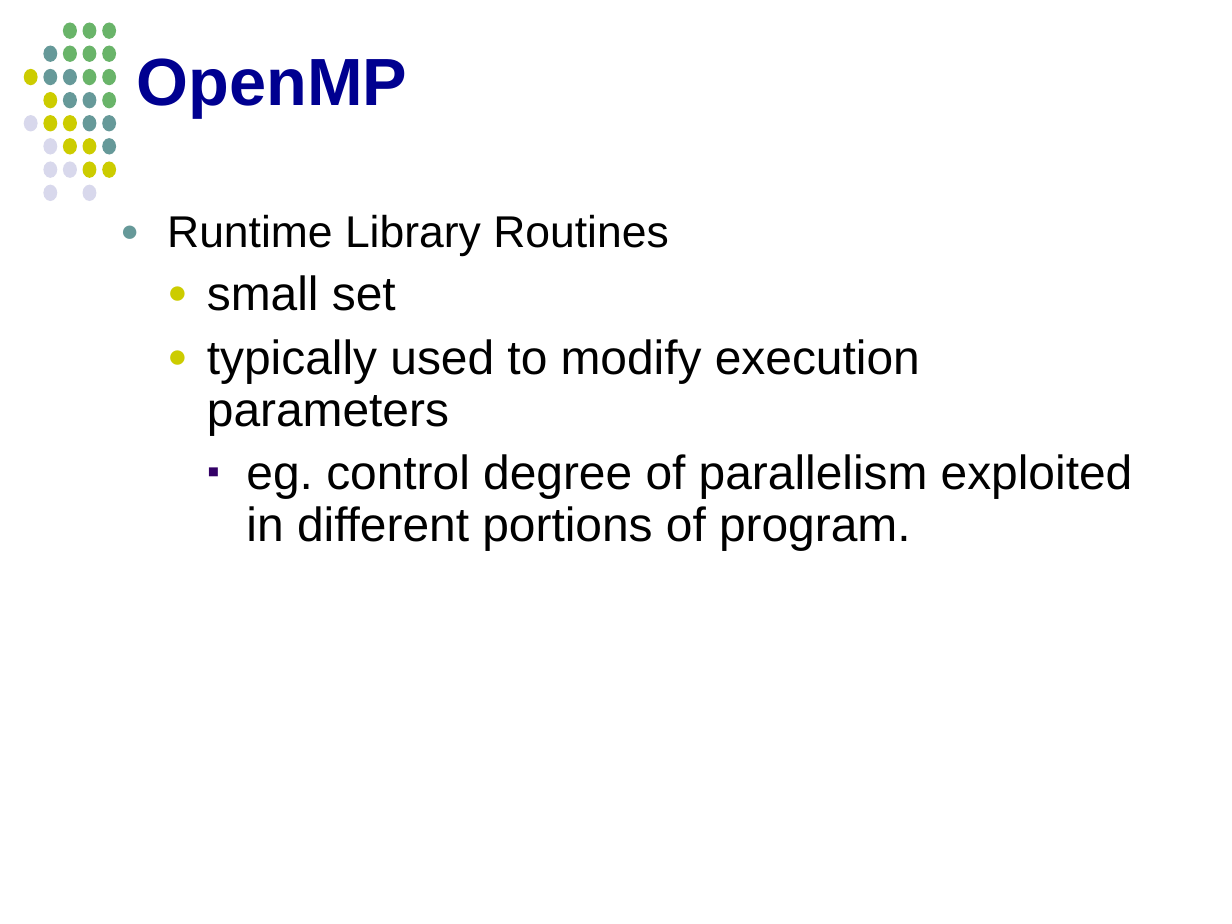
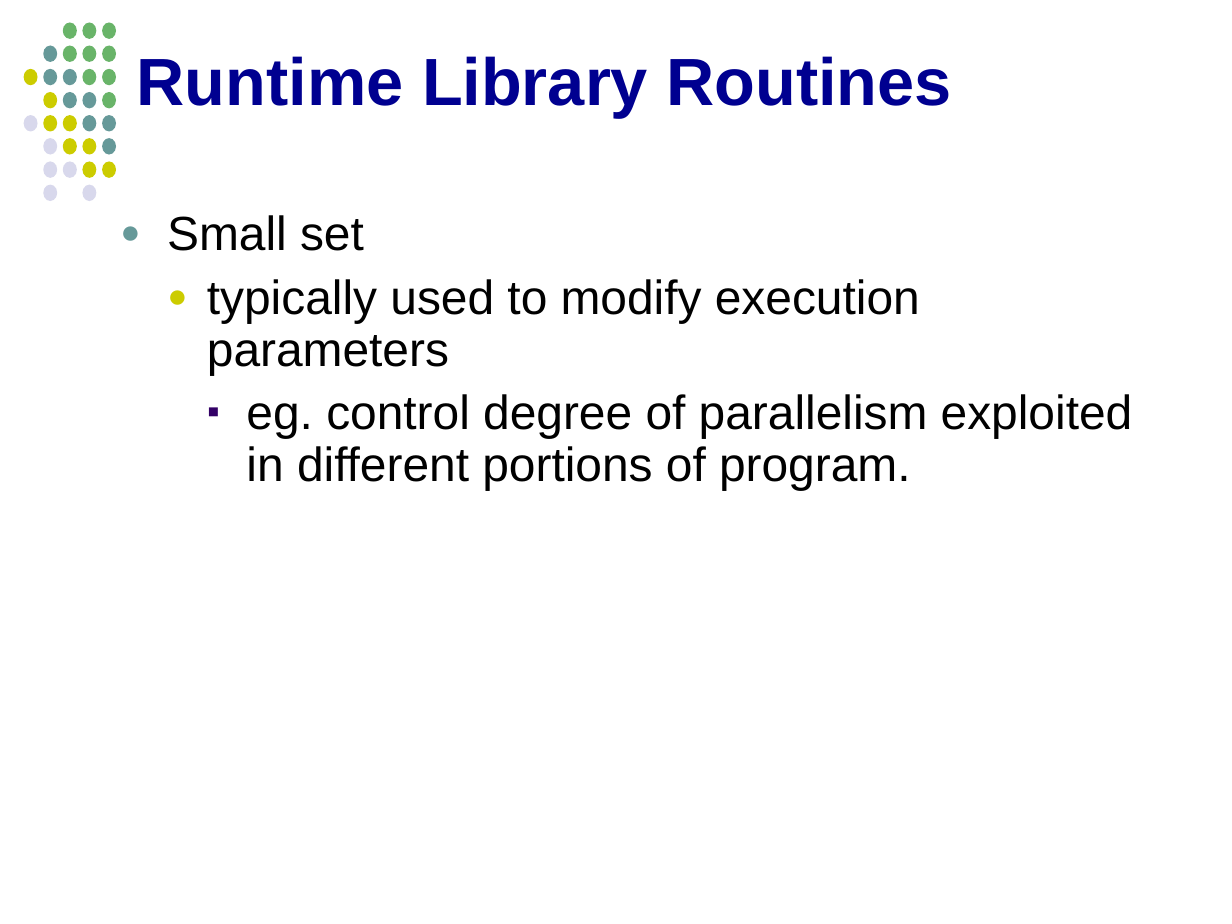
Before and after one commit to jablub/chpc_omp, a slide deck: slide 86 of OpenMP_MKuttel_CHPCWinterSchool2012.odp (slide 83 before the commit). Drawn at 1232x924 pixels with LibreOffice and Linux fonts; fonts in the diff are those of the drawing. Boxes give left, top, right and bottom in pixels: in the first picture for what was removed or moved away, otherwise in the second. Text is boxed around its words. In the diff, an @@ line names an element or a change of style, - is before the commit and + after.

```diff
--- a/OpenMP_MKuttel_CHPCWinterSchool2012.odp
+++ b/OpenMP_MKuttel_CHPCWinterSchool2012.odp
@@ title at (137, 56, 952, 118): text changed @@
-OpenMP
+Runtime Library Routines
@@ text at (167, 215, 364, 251): text changed; size 26 to 28 pt @@
-  ● Runtime Library Routines
-    ● small set
+  ● Small set
```
Also in this commit, not shown: 31 other slides changed, 5 slides added, 3 slides removed, 1 other file.
